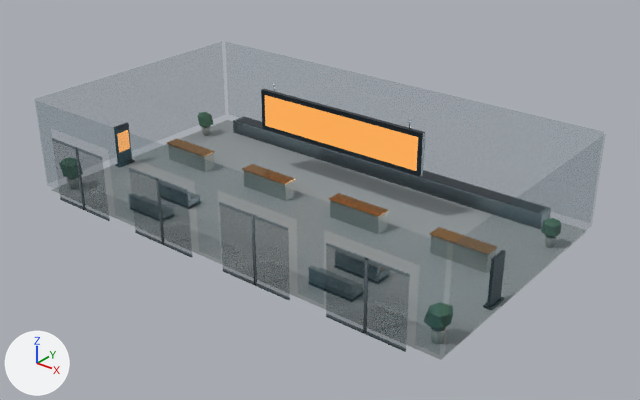
The glTF model ui/3d/system-world/v3/lobby-missions.lod2.glb: old version first, new version second.
Camera for both pictures: a 50 mm camera at (26.4, -30.9, 21.5) aimed at (1.1, 0.8, 1.8). Every picture has the same lights, and +X, +Y and +Z are marked at lower left. The first picture is the older version. Where no turn or scale is listed for an object, it has been applied to the vertices. Vertices at exactly the same position are counted once.

The older version as bpy lines, for what is in view:
```python
me_mesh_7 = bpy.data.meshes.new('Mesh_7')
me_mesh_7.from_pydata(...)  # 28 vertices, 48 faces; spans x 11.57..13.53, y -8.08..-8.01, z 0.0..3.5
# faces by material slot: [12, 36]
me_mesh_7.materials.append(mat_city_pane)
me_mesh_7.materials.append(mat_city_titanium)
me_mesh_8 = bpy.data.meshes.new('Mesh_8')
me_mesh_8.from_pydata(...)  # 436 vertices, 634 faces; spans x 0.0..25.1, y -14.1..0.0, z 0.9..6.1
me_mesh_8.materials.append(mat_city_kerb)
me_mesh_8.materials.append(mat_city_pane)
me_mesh_8.materials.append(mat_city_graphite)
me_mesh_8.materials.append(mat_city_titanium)
me_mesh_8.materials.append(mat_city_warm)
me_mesh_8.materials.append(mat_city_ceramic)
me_mesh_8.materials.append(mat_city_bronze)
me_mesh_8.materials.append(mat_city_road)
me_mesh_8.materials.append(mat_city_leaf)
me_mesh_8.materials.append(mat_city_cyan)
ob_mesh_7 = bpy.data.objects.new('Mesh_7', me_mesh_7)
ob_mesh_7.location = (-2.55, 1.8, 0.88)
ob_mesh_8 = bpy.data.objects.new('Mesh_8', me_mesh_8)
ob_mesh_8.location = (-12.55, 8.05, 0.0)
```
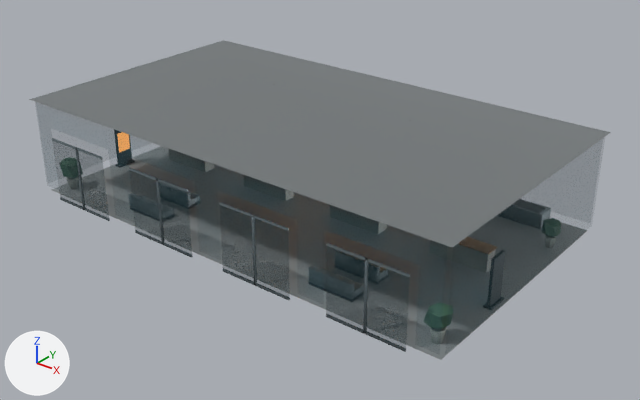
Where the newer file only moved an object's origin or applied its transform, the numbers keep the older frame.

Where the change shows, as pixel boxes [x1, y1, x2, y2] in the pictures (640 x 400 px; the box of a moved part takes in the faces that stretch with it):
```json
{"object": "Mesh_8", "change": "reshaped", "before": [52, 84, 588, 360], "after": [29, 40, 611, 360]}
{"part": 1, "of": "me_mesh_8", "change": "moved or reshaped", "before": [130, 192, 556, 302], "after": [29, 40, 611, 302]}
{"part": 2, "of": "me_mesh_8", "change": "recoloured", "before": [261, 84, 426, 177]}
```

The change, as JSON lines over the scene's bpy script:
```json
{"block": "me_mesh_8", "where": "# used by ob_mesh_8; location = (-12.55, 8.05, 0.0)"}
{"op": "remove", "block": "me_mesh_8", "code": "me_mesh_8.from_pydata(...)  # 436 vertices, 634 faces; spans x 0.0..25.1, y -14.1..0.0, z 0.9..6.1"}
{"op": "add", "block": "me_mesh_8", "code": "me_mesh_8.from_pydata(...)  # 440 vertices, 636 faces; spans x -0.1..25.2, y -14.2..0.1, z 0.9..6.1"}
{"block": "me_mesh_8", "change": "me_mesh_8 part 1"}
{"block": "me_mesh_8", "change": "18 vertices are removed from x 0.6..24.5, y -12.8..-2.8, z 1.0..1.4"}
{"block": "me_mesh_8", "change": "98 faces are deleted"}
{"block": "me_mesh_8", "change": "22 vertices are added at x -0.1..25.2, y -14.2..0.1, z 1.0..6.1"}
{"block": "me_mesh_8", "change": "2 new faces join them, mat_city_kerb"}
{"block": "me_mesh_8", "change": "40 new faces join them, mat_city_graphite"}
{"block": "me_mesh_8", "change": "40 new faces join them, mat_city_titanium"}
{"block": "me_mesh_8", "change": "18 new faces join them, mat_city_ceramic"}
{"block": "me_mesh_8", "change": "me_mesh_8 part 2: 56 kept faces spanning x 0.0..25.1, y -14.1..0.0, z 1.2..6.1 get new vertex colours"}
```
